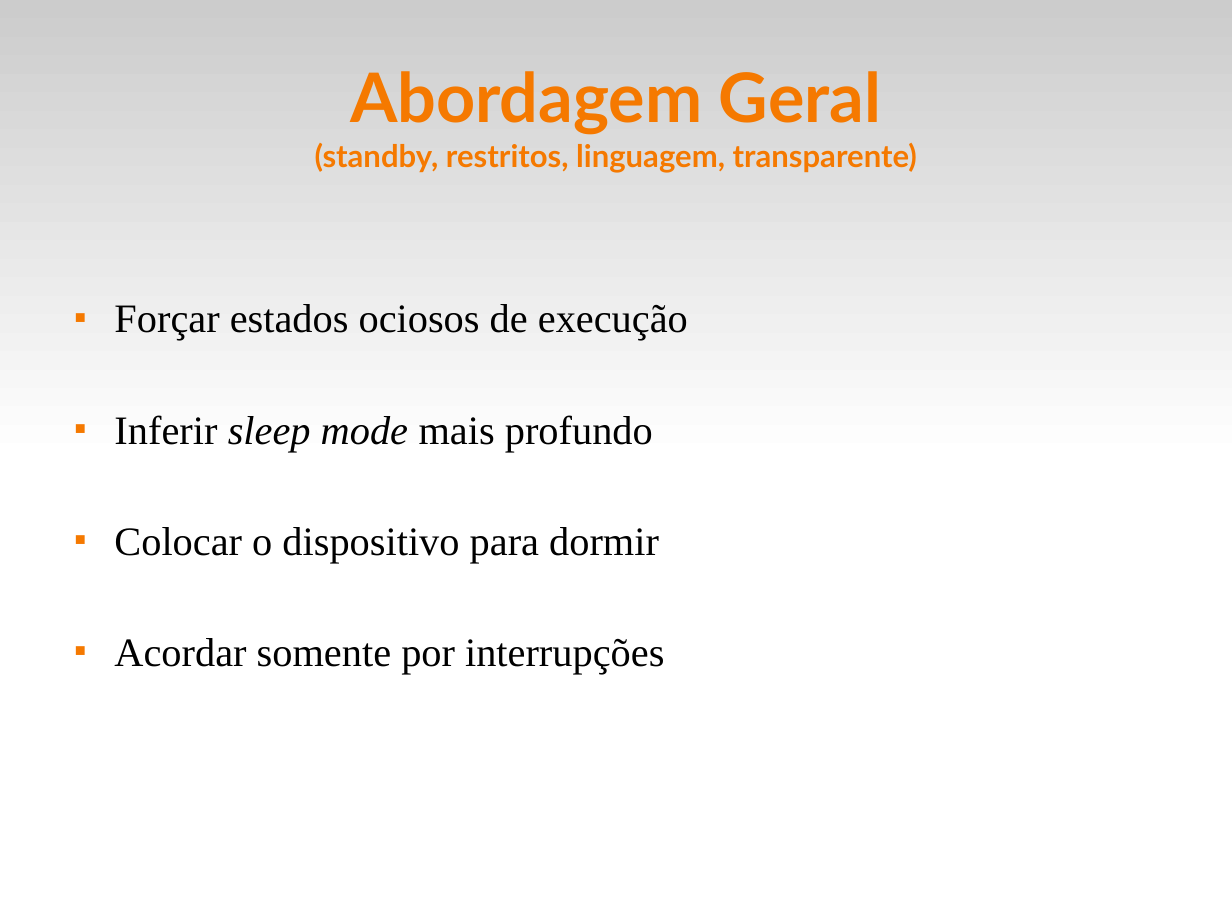
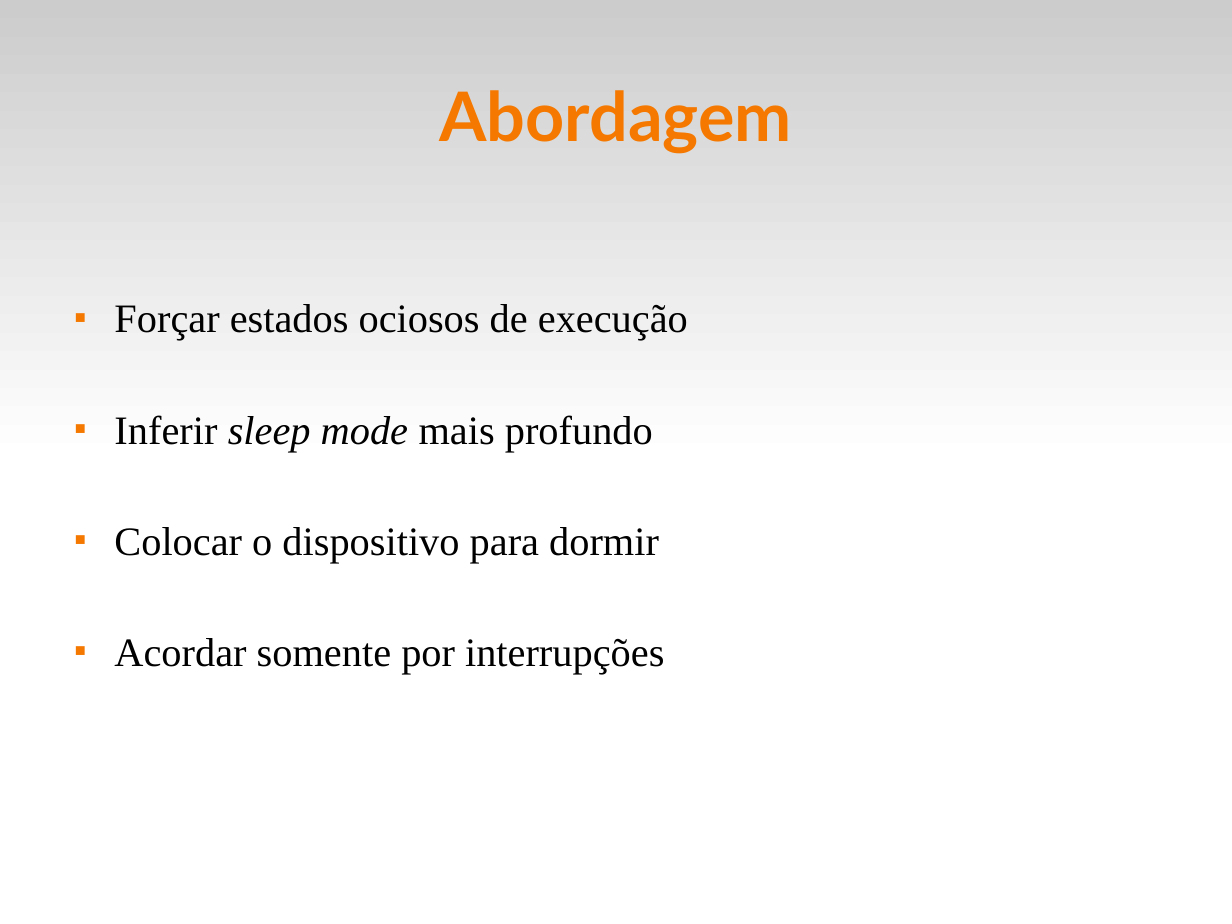
Before and after one commit to fsantanna-no/ceu-docs, a slide deck: slide 12 of ceu_ime.odp. Drawn at 1232x924 pixels with LibreOffice and Linux fonts; fonts in the diff are those of the drawing. Boxes give left, top, right and bottom in pixels: in the first picture for what was removed or moved away, otherwise in the second. Text is boxed around its words. In the diff, an @@ line names an element or a change of style, - is before the commit and + after.

```diff
--- a/ceu_ime.odp
+++ b/ceu_ime.odp
@@ title at [440,90,792,154]: text changed; size 20 to 44 pt @@
-Abordagem Geral
-(standby, restritos, linguagem, transparente)
+Abordagem
```
Also in this commit, not shown: 1 other slide changed.
